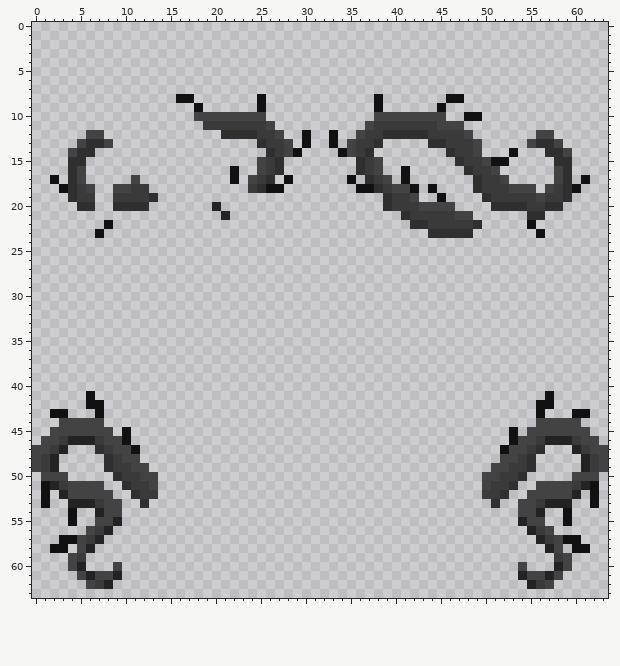
Edited in one commit: pixel-art sprite (Resources/Textures/_Obelisk/Mobs/Customization/hydrakin_parts.rsi/tail_spiny.png). The picture above is the old version.
The file is 64x64 pixels. Colours within 5 levels of each other are drawn and written as one.
Once edited:
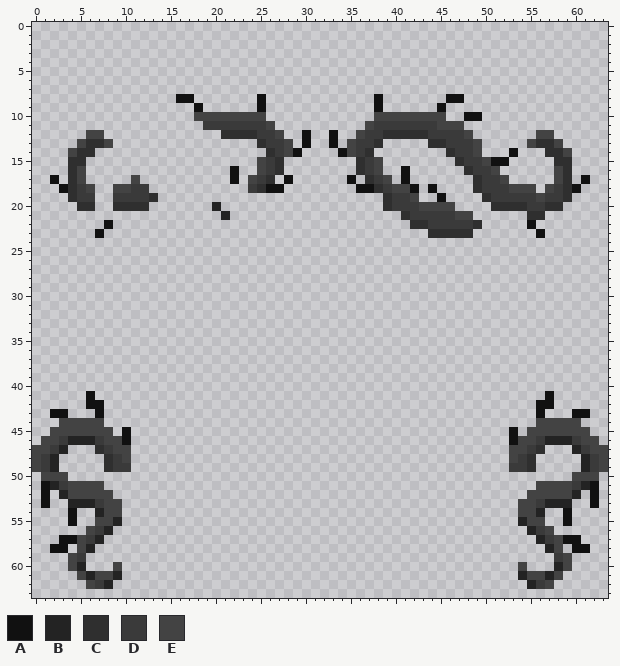
Palette (. is transparent): A #111111  B #232323  C #2f2f2f  D #3a3a3a  E #434343
What changed:
Colour A is removed in row 47 at x 11 and 52.
Colour C is removed in row 50 at x 9 and 54; in row 51 at x 10 and 53; in row 52 at x 11 and 52; in row 53 at x 12 and 51.
Colour D is removed in row 50 at x 10 to 11 and 52 to 53; in row 51 at x 11 to 12 and 51 to 52; in row 52 at x 12 to 13 and 50 to 51.
Colour E is removed in row 48 at x 11 and 52; in row 49 at x 11 to 12 and 51 to 52; in row 50 at x 12 to 13 and 50 to 51; in row 51 at x 13 and 50.
Where, in picture pixels (left, top, right, bottom), the same in both pictures:
erased: (113, 445, 158, 508)
erased: (482, 445, 527, 508)
